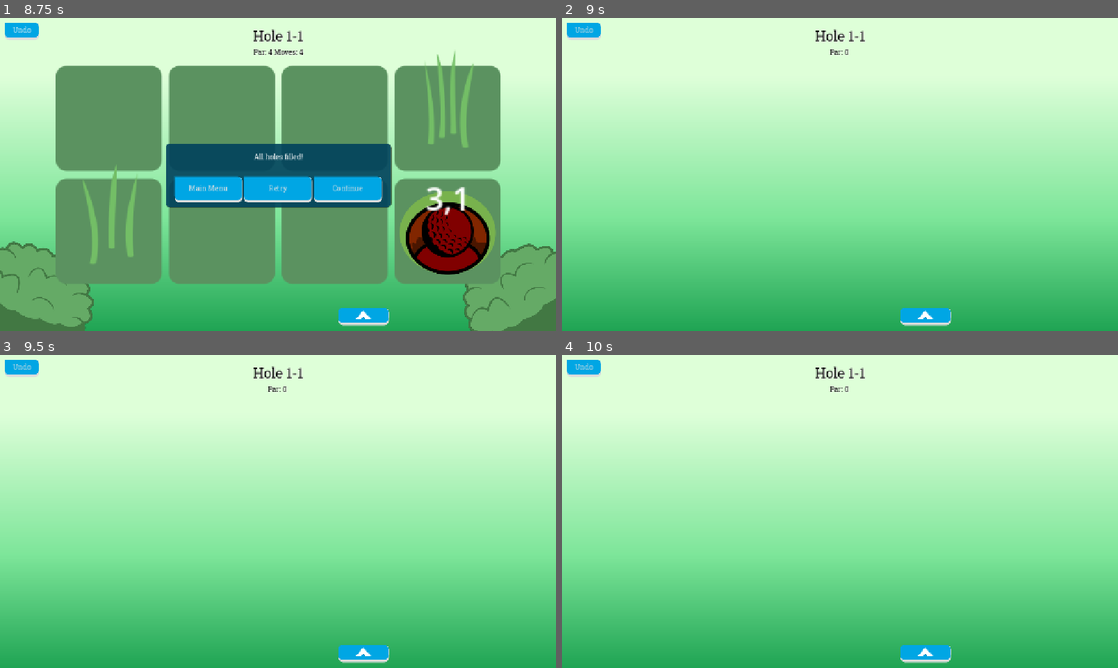
Above: before the commit, frames 1-4 (two rows, left to right).
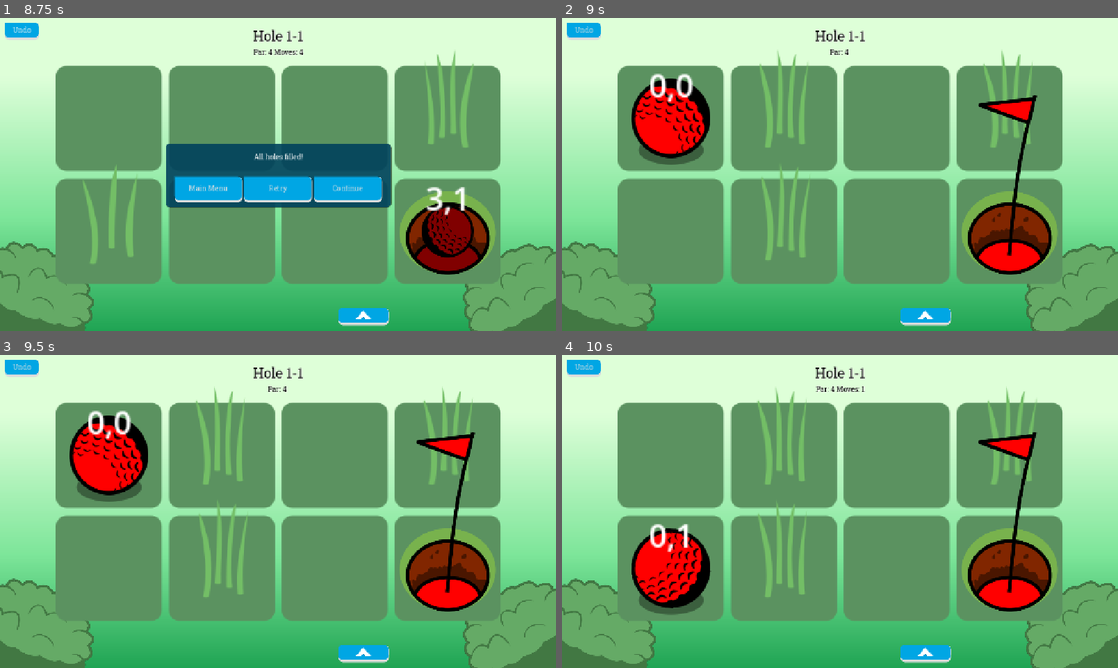
Above: after the commit, the same moments.

Repository: twincannon/GemSlide
Game: Godot game, scene res://scenes/splash_screen.tscn
Two runs of this game, one before a commit and one after it. Both use one fixed random seed, a clock stepped at 60 frames per second and the inputs below. Sound files missing from this copy of the repository are replaced by a short silence.
Inputs (mouse positions are in pixels of both pictures, inside the frame that each line leads up to):
- Up to frame 1 (8.75 s): click (227, 155) at 0.5 s; click "Okay!" at 1.25 s; click (361, 315) at 2 s; click "Retry" at 2.75 s; click "Undo" at 3.5 s; move the mouse to (400, 158) at 4.27 s; hold D (right) 4.28-5.03 s; click (400, 158) at 4.35 s; move the mouse to (166, 190) at 5.02 s; hold S (down) 5.03-5.78 s; click (166, 190) at 5.1 s; move the mouse to (333, 105) at 5.77 s; hold D (right) 5.78-6.53 s; tap U (unlocklevels) at 5.85, 8.1 s; click (333, 105) at 6.05 s; move the mouse to (250, 237) at 6.52 s; hold W (up) 6.53-7.28 s; click (250, 237) at 6.6 s; move the mouse to (444, 221) at 7.27 s; hold A (left) from 7.28 s (still down); click (444, 221) at 7.35 s; move the mouse to (111, 127) at 8.02 s; click (111, 127) at 8.3 s
- Up to frame 2 (9 s): release A (left) at 8.75 s; click "Retry" at 8.75 s
- Up to frame 3 (9.5 s): no input
- Up to frame 4 (10 s): move the mouse to (867, 511) at 9.52 s; hold S (down) from 9.53 s (still down); click (867, 511) at 9.6 s

Frame 1 is identical in both runs. In frame 2, 59% of the frame differs, in the area x 0-100%, y 10-100%; in frame 3, 59%; in frame 4, 59%.
Error before the commit: Invalid operands 'Vector2i' and 'String' in operator '=='. (res://scripts/game.gd:65)

Commit message:
Lots of post entity rework cleanup

Diff:
--- a/scenes/entities/bomb.tscn
+++ b/scenes/entities/bomb.tscn
@@ -50,6 +50,7 @@
 node_to_colorize = NodePath("../BlockedAnchor/BombSprite")
 
 [node name="Control" type="Control" parent="."]
+z_index = 999
 layout_mode = 3
 anchors_preset = 0
 offset_right = 40.0
--- a/scripts/entities/black_gem.gd
+++ b/scripts/entities/black_gem.gd
@@ -22,11 +22,7 @@
 		movement_tween.kill()
 	movement_tween = create_tween().set_parallel(true)
 	var offset = (Vector2(_dir.x, _dir.y) * distance_to_move)
-	var coming_from_ice = false
-	for e in Globals.get_game_node().get_entities_at_pos(grid_pos + -_dir):
-		if e is IceSlick:
-			coming_from_ice = true
-	var tween_dur = movement_tween_duration if !is_forcibly_moving and !coming_from_ice else 0.1
+	var tween_dur = movement_tween_duration
 	movement_tween.tween_property(self, "position", offset, tween_dur).as_relative()
 	var rot_dir = 1.5 if (_dir == Vector2i.RIGHT or _dir == Vector2i.DOWN) else -1.5
 	movement_tween.tween_property(%GemSpriteRotAnchor, "rotation", rot_dir, tween_dur).as_relative()
--- a/scripts/entities/bomb.gd
+++ b/scripts/entities/bomb.gd
@@ -2,7 +2,7 @@
 extends Gem
 
 var ignited = false
-var ignite_next_move = false
+var queue_ignite = false
 
 func _ready():
 	entity_sprite = %BombSprite
@@ -10,7 +10,7 @@
 	gem_rotates = false
 
 func ignite_fuse():
-	ignite_next_move = true
+	queue_ignite = true
 	%BombFuseVFX.visible = true
 
 func on_goal_entered(_goal):
@@ -18,11 +18,11 @@
 	%BombFuseSprite.visible = false
 	%BombFuseVFX.visible = false
 
-func _on_movement_tween_done(dir):
-	super(dir)
+func _entity_post_all_movement():
+	super()
 	if ignited and !gem_in_goal:
 		explode()
-	elif ignite_next_move:
+	elif queue_ignite:
 		ignited = true
 
 func explode():
@@ -38,8 +38,6 @@
 				continue
 			elif e is BlackGem:
 				e.on_rock_destroyed()
-			elif e.is_forcibly_moving: #Ice slicks
-				continue
 			else:
 				adjacent_entities.append(e)
 
@@ -48,9 +46,17 @@
 		var push_direction = entity.grid_pos - grid_pos
 		push_entity_recursively(entity, push_direction)
 
-#OK current bugs/observations:
-# if a bomb pushes another bomb, they dont explode at the same time like they should
-# probably need to loop all bombs and then explode all at the same time or something? idk how
-# they explode mid-ice slick
-# yeahhh... we need to say "ok all of these bombs are exploding, apply the forces all at once"
-# refactor ice slicks so they are properly only one move
+func get_properties() -> Dictionary:
+	var dict = super()
+	dict["ignited"] = ignited
+	return dict
+
+func apply_properties(properties:Dictionary):
+	super(properties)
+	if properties.has("ignited"):
+		ignited = properties["ignited"]
+		if ignited:
+			%BombFuseVFX.visible = true
+	if gem_in_goal:
+		%BombFuseSprite.visible = false
+		%BombFuseVFX.visible = false
--- a/scripts/entities/entity.gd
+++ b/scripts/entities/entity.gd
@@ -25,8 +25,6 @@
 
 var moves := false # If this entity moves when input is pressed
 var forces_movement := false # For ice slicks etc.
-var grid_pos_prior_to_forced_movement:Vector2i = Vector2i(-1,-1)
-var is_forcibly_moving := false
 var stuck := false
 
 signal on_movement_done
@@ -63,20 +61,7 @@
 	var neighbors = game_node.get_entities_blocking_at_pos(grid_pos + dir, self)
 	if neighbors.size() <= 0: return true
 	elif neighbors.size() >= 1:
-		return false
-		var can_all_neighbors_move = true
-		for i in neighbors:
-			if i.can_move_in_dir(dir, ignore_stuck) == false:
-				can_all_neighbors_move = false
-			# Prevent forced movers from sliding into a neighbour that won’t get out of the way.
-			#if is_forcibly_moving and !i.is_forcibly_moving:
-				#var neighbour_will_vacate:bool = i.pending_move_dir == dir and i.can_move_in_dir(dir, ignore_stuck)
-				#if !neighbour_will_vacate:
-					#can_all_neighbors_move = false
-				## If the neighbour has no planned move, it cannot be assumed to vacate the tile
-				#if i.pending_move_dir == Vector2i.ZERO:
-					#can_all_neighbors_move = false
-		return can_all_neighbors_move
+		return false #neighbors already moved so any existing ones means we can't move
 	return false
 
 
@@ -169,11 +154,6 @@
 		e._on_entity_finished_exiting(self)
 	for e in Globals.get_game_node().get_entities_at_pos(grid_pos):
 		e._on_entity_finished_entering(self)
-	if is_forcibly_moving:
-		if on_try_move(dir):
-			moving = true
-		else:
-			is_forcibly_moving = false
 	if !moving:
 		on_movement_done.emit(self)
 
@@ -187,7 +167,7 @@
 func fake_teleport_to(pos:Vector2i):
 	position = Globals.get_game_node().get_position_at_grid_pos(pos)
 
-func teleport_to(pos:Vector2i):
+func teleport_to(pos:Vector2i): #Teleport to position visually to ensure we're at the right grid pos
 	if movement_tween and movement_tween.is_valid():
 		movement_tween.stop()
 		movement_tween = null
@@ -198,8 +178,6 @@
 	return movement_tween is Tween and movement_tween.is_running()
 
 func is_ready_for_queued_move():
-	if is_forcibly_moving:
-		return false
 	if !movement_tween:
 		return true
 	elif is_tween_running() == false:
--- a/scripts/entities/gem.gd
+++ b/scripts/entities/gem.gd
@@ -36,15 +36,7 @@
 	#movement_tween.set_trans(Tween.TRANS_ELASTIC)
 	var offset = (Vector2(_dir.x, _dir.y) * distance_to_move)
 
-	var coming_from_ice = false
-	for e in Globals.get_game_node().get_entities_at_pos(grid_pos + -_dir):
-		if e is IceSlick:
-			coming_from_ice = true
-
-	var tween_dur = movement_tween_duration if !is_forcibly_moving and !coming_from_ice else 0.1
-
-	if grid_pos_prior_to_forced_movement != Vector2i(-1,-1):
-		offset *= Vector2(grid_pos_prior_to_forced_movement)
+	var tween_dur = movement_tween_duration
 
 	movement_tween.tween_property(self, "position", offset, tween_dur).as_relative()
 	var rot_dir = 1.5 if (_dir == Vector2i.RIGHT or _dir == Vector2i.DOWN) else -1.5
--- a/scripts/entities/ice_slick.gd
+++ b/scripts/entities/ice_slick.gd
@@ -7,13 +7,3 @@
 
 func _does_block(_other_entity):
 	return false
-
-#func _on_entity_exited(_other_entity):
-	#_other_entity.is_forcibly_moving = false
-
-
-#func _on_entity_entered(_other_entity):
-	#_other_entity.is_forcibly_moving = true
-
-#func _on_entity_finished_entering(_other_entity):
-#	_other_entity.is_forcibly_moving = true
--- a/scripts/game.gd
+++ b/scripts/game.gd
@@ -61,14 +61,14 @@
 			if debugstr != "":
 				debugstr += ", "
 			debugstr += "Moves: "
-			for m in dict.moves:
-				if m == "(1, 0)":
+			for m in dict.moves: #Hackyness: why are we ever retrieving data as vector2i? (Happens when reloading a level after setting a new record in score, for example)
+				if m is Vector2i and m == Vector2i(1,0) or m is String and m == "(1, 0)":
 					debugstr += "→ "
-				elif m == "(-1, 0)":
+				elif m is Vector2i and m == Vector2i(-1,0) or m is String and m == "(-1, 0)":
 					debugstr += "← "
-				elif m == "(0, 1)":
+				elif m is Vector2i and m == Vector2i(0,1) or m is String and m == "(0, 1)":
 					debugstr += "↓ "
-				elif m == "(0, -1)":
+				elif m is Vector2i and m == Vector2i(0,-1) or m is String and m == "(0, -1)":
 					debugstr += "↑ "
 		print(debugstr)
 		#print(SaveGame.level_dict[Globals.current_level_data.resource_path])
@@ -194,9 +194,7 @@
 		var goal = e as Goal
 		if goal and !goal.is_goal_filled():
 			all_goals_filled = false
-		if e.is_forcibly_moving:
-			move_queue_timer.stop()
-			return
+
 	if all_goals_filled: return # Don't allow further input after all goals have been filled (but are awaiting animation for game pause)
 
 	var dir:Vector2i = Vector2i.ZERO
@@ -238,9 +236,6 @@
 	if event.is_action("click") and Input.is_action_just_released("click"):
 		releasedPos = event.position
 		input_dir = calculate_gesture()
-		for e in entities:
-			if e.is_forcibly_moving:
-				input_dir = 0 # Hacky
 
 	if event.is_action_pressed("up"):
 		input_dir |= input_dir_mask.UP
@@ -272,45 +267,28 @@
 
 func move_entities(dir:Vector2i):
 	move_queue_timer.stop()
-
 	undo_manager.push_game_state()
 
-
-	#alternative solution:
-	#make a copy of entities array, sort by position on grid
-	#loop forwards or backwards based on given dir
-
-
-	#x + y * columns = weight?
+	for i in entities:
+		i._entity_pre_move(dir) #should this only happen if the entity is going to move?
 
 	var moving_entities = []
 	for ent in entities:
 		if ent.moves:
 			moving_entities.append(ent)
 
-
+	# Get sorted array of entities based on which dir we're moving
 	var sorted_ent_array = moving_entities
 	sorted_ent_array.sort_custom(sort_ents_by_grid_pos)
-	#print(sorted_ent_array)
 
 	if dir == Vector2i.RIGHT or dir == Vector2i.DOWN:
 		sorted_ent_array.reverse()
-	elif dir == Vector2i.LEFT or dir == Vector2i.UP:
-		pass #iterator forwards
-
-
 
 	for e in sorted_ent_array:
 		e.old_grid_pos = e.grid_pos
-		if e.moves:
+		if e.moves: #todo make gems in goals not move etc
 			e.pending_move_dir = dir
 
-
-	var force_move_ents = []
-	var checkcount = 0
-	var max_checks = 1000
-
-	# First pass: check which entities need to be moved initially
 	for e in sorted_ent_array:
 		if e.pending_move_dir != Vector2i.ZERO:
 			if !e.can_move_in_dir(e.pending_move_dir):
@@ -346,14 +324,13 @@
 				dest_ent._on_entity_entered(e)
 			#e._on_movement(e.pending_move_dir)
 			e.pending_move_dir = Vector2i.ZERO
-
-
-	for e in entities:
+		else:
+			e._on_movement_blocked(dir)
+		if e._should_increment_moves(dir):
+			did_any_entity_move = true
 		if e.grid_pos != e.old_grid_pos:
 			e._on_movement(e.grid_pos - e.old_grid_pos)
 
-	for i in entities:
-		i._entity_pre_move(dir) #should this only happen if the entity is going to move? Also should this check be above the above while loop?
 
 	#for i in entities:
 	#	if i.on_try_move(dir) or i._should_increment_moves(dir):
